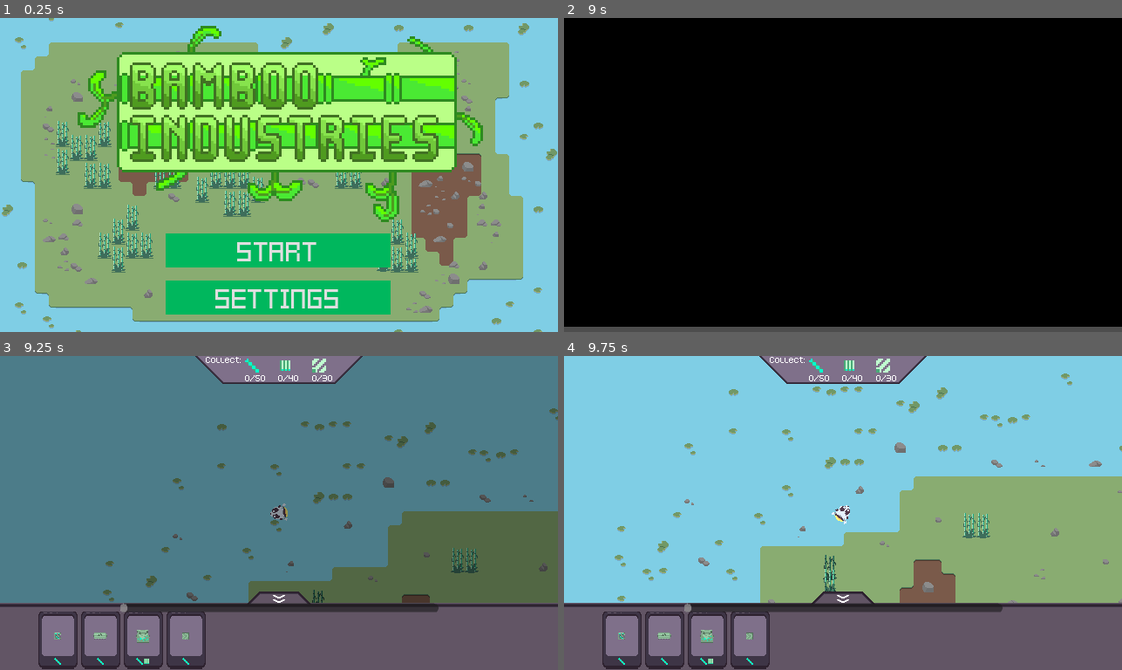
Above: before the commit, frames 1-4 (two rows, left to right).
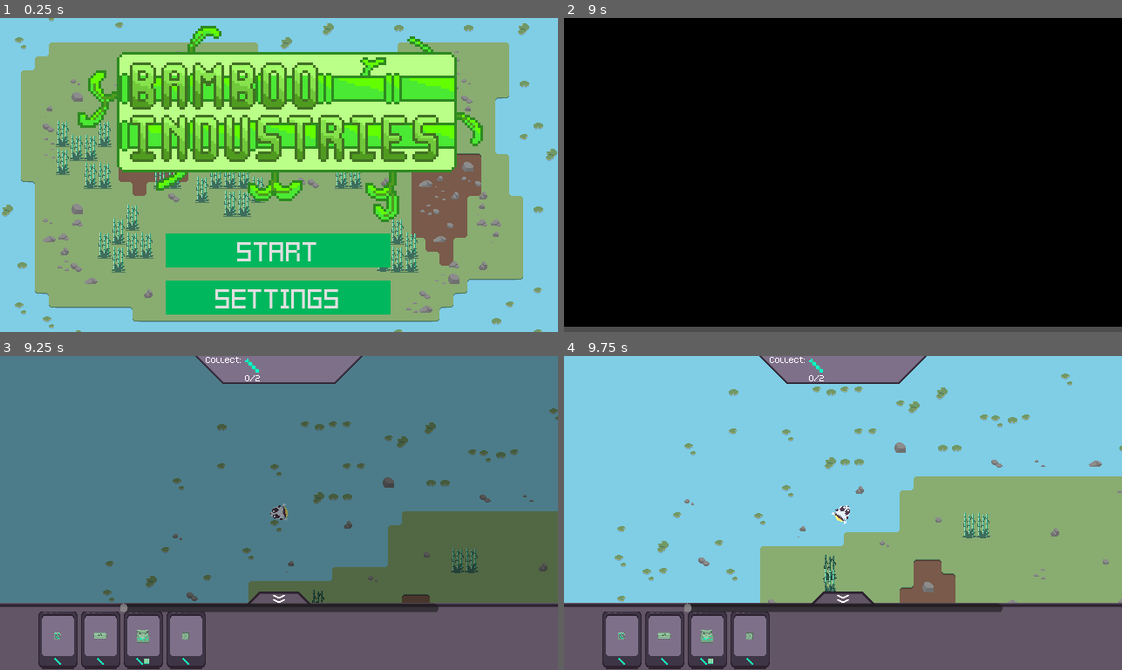
Above: after the commit, the same moments.

Repository: Hyper-Burner/GMTK-Game-Jam-2024
Game: Godot game, scene res://Menu_Scenes/Scenes/menu.tscn
Two runs of this game, one before a commit and one after it. Both use one fixed random seed, a clock stepped at 60 frames per second and the inputs below.
Inputs (mouse positions are in pixels of both pictures, inside the frame that each line leads up to):
- Up to frame 1 (0.25 s): no input
- Up to frame 2 (9 s): click "Start" at 0.5 s; move the mouse to (965, 159) at 1.27 s; press the mouse at (965, 159) at 1.28 s; hold D (right) 1.28-2 s; release the mouse at (965, 159) at 2 s; click (843, 275) at 2 s; tap Enter at 2.75, 7.25 s; move the mouse to (731, 190) at 2.77 s; hold S (down) 2.78-3.53 s; tap Mouse wheel down (mousewheeldown) at 2.85, 6.6 s; move the mouse to (898, 105) at 3.52 s; hold D (right) 3.53-4.28 s; tap Mouse wheel up (mousewheelup) at 3.6, 7.35 s; move the mouse to (815, 237) at 4.27 s; hold W (up) 4.28-5.03 s; right-click (815, 237) at 4.35 s; click (815, 237) at 4.42 s; move the mouse to (1010, 222) at 5.02 s; hold A (left) 5.03-6.53 s; tap R (rotate) at 5.1, 8.85 s; move the mouse to (675, 127) at 5.77 s; click (675, 127) at 5.85 s; tap Space at 6.5, 8.75 s; move the mouse to (870, 175) at 6.52 s; hold S (down) 6.53-7.28 s; click (870, 175) at 6.67 s; move the mouse to (759, 96) at 7.27 s; hold D (right) 7.28-8.03 s; move the mouse to (965, 159) at 8.02 s; hold W (up) 8.03-8.78 s; hold Right mouse button (right_click) 8.03-8.78 s; move the mouse to (731, 190) at 8.77 s; hold D (right) from 8.78 s (still down); click (731, 190) at 8.92 s
- Up to frame 3 (9.25 s): keep holding D (right)
- Up to frame 4 (9.75 s): move the mouse to (898, 443) at 9.52 s; release D (right) at 9.53 s; press the mouse at (898, 443) at 9.53 s; hold S (down) from 9.53 s (still down)

Frames 1-2 are identical in both runs. In frame 3, 0.2% of the frame differs, in the area x 45-60%, y 0-9%; in frame 4, 0.2%.

Commit message:
finished objective collection and ending

Diff:
--- a/GUI/hotbar.gd
+++ b/GUI/hotbar.gd
@@ -5,6 +5,7 @@
 var objectives = JSON.parse_string(FileAccess.get_file_as_string("res://TextFile/objectives.json"))
 var hotbar_button = preload("res://GUI/hotbar_button.tscn")
 var objective_item = preload("res://GUI/objective_item.tscn")
+
 
 func _ready() -> void:
 	# print(Global.planet_level)
--- a/GUI/objective_item.gd
+++ b/GUI/objective_item.gd
@@ -14,7 +14,11 @@
 	$Quantity.text = "0/"+str(quantity)
 
 func update_collected(collected):
-	$Quantity.text = collected+"/"+str(quantity)
+	for x in collected:
+		if(self.id == x):
+			self.collected = collected[x]
+
 # Called every frame. 'delta' is the elapsed time since the previous frame.
 func _process(delta: float) -> void:
+	$Quantity.text = str(self.collected) + "/" + str(quantity)
 	pass
--- a/GUI/objective_item.tscn
+++ b/GUI/objective_item.tscn
@@ -1,8 +1,11 @@
-[gd_scene load_steps=4 format=3 uid="uid://4bsil66tbriq"]
+[gd_scene load_steps=5 format=3 uid="uid://4bsil66tbriq"]
 
 [ext_resource type="Script" path="res://GUI/objective_item.gd" id="1_dnygj"]
 [ext_resource type="Texture2D" uid="uid://dupqi60hwstxs" path="res://items-Sheet.png" id="2_bth6g"]
 [ext_resource type="FontFile" uid="uid://di3holtqvj3bm" path="res://Fonts/Kenney Pixel.ttf" id="3_cytii"]
+
+[sub_resource type="LabelSettings" id="LabelSettings_oq1js"]
+resource_local_to_scene = true
 
 [node name="ObjectiveItem" type="Control"]
 layout_mode = 3
@@ -12,7 +15,7 @@
 offset_left = -8.0
 offset_top = -8.0
 offset_right = -632.0
-offset_bottom = -336.0
+offset_bottom = -352.0
 grow_horizontal = 2
 grow_vertical = 2
 size_flags_horizontal = 3
@@ -30,4 +33,5 @@
 offset_right = 16.0
 offset_bottom = 30.0
 theme_override_fonts/font = ExtResource("3_cytii")
+label_settings = SubResource("LabelSettings_oq1js")
 horizontal_alignment = 1
--- a/Machines/core.gd
+++ b/Machines/core.gd
@@ -1,10 +1,18 @@
 extends AnimatedSprite2D
 
 var objectives = JSON.parse_string(FileAccess.get_file_as_string("res://TextFile/objectives.json"))
-
+@onready var hitbox = $InputComponent/CollisionShape2D
 @onready var storage = $StorageComponent
 # Called when the node enters the scene tree for the first time.
 func _ready() -> void:
+	self.play(str(Global.planet_level))
+	match Global.planet_level:
+		0:
+			hitbox.shape.extents = Vector2(24,24)
+		1:
+			hitbox.shape.extents = Vector2(24,24)
+		2:
+			hitbox.shape.extents = Vector2(32,32)
 
 	#for i in range(0, 50):
 		#storage.add_item(0)
@@ -20,7 +28,15 @@
 
 # Called every frame. 'delta' is the elapsed time since the previous frame.
 func _process(delta: float) -> void:
-	check_objectives()
+	var completed: bool = check_objectives()
+	if(completed):
+		match Global.planet_level:
+			0:
+				self.play("teleporter")
+			1:
+				self.play("portal")
+			2:
+				self.play("starting_rocket")
 
 func check_objectives():
 	Global.update_objectives(storage.items)
@@ -28,8 +44,12 @@
 	for i in objectives[Global.planet_level]:
 		obj[i.id] = i.amount
 
-	for i in obj:
-		for j in storage.items:
-			if (i == j and obj[i] > storage.items[j]):
-				return false
-	return true
+	var enough:bool = false
+	for item in storage.items:
+		if(item != null):
+			for y in obj:
+				if(y == item):
+					if(obj[y] >= int(storage.items[item])):
+						return false
+					enough = true
+	return enough
--- a/Machines/core.tscn
+++ b/Machines/core.tscn
@@ -1,10 +1,15 @@
-[gd_scene load_steps=45 format=3 uid="uid://07fnnrhc1lrk"]
+[gd_scene load_steps=50 format=3 uid="uid://07fnnrhc1lrk"]
 
 [ext_resource type="Script" path="res://Machines/core.gd" id="1_ih68l"]
+[ext_resource type="Texture2D" uid="uid://bc4nuksnidb54" path="res://Machines/sprites/AllFinalMachines.png" id="2_1oml6"]
 [ext_resource type="Texture2D" uid="uid://bsl6keb6wm5pb" path="res://AllFinalMachines.png" id="2_2hax6"]
 [ext_resource type="PackedScene" uid="uid://b5slr3nbkmmpb" path="res://Components/storage_component.tscn" id="2_bv250"]
 [ext_resource type="PackedScene" uid="uid://dnuc1j857gjl" path="res://Components/input_component.tscn" id="3_8mdw4"]
 
+[sub_resource type="AtlasTexture" id="AtlasTexture_6cemk"]
+atlas = ExtResource("2_2hax6")
+region = Rect2(0, 0, 48, 48)
+
 [sub_resource type="AtlasTexture" id="AtlasTexture_xyo36"]
 atlas = ExtResource("2_2hax6")
 region = Rect2(0, 96, 48, 48)
@@ -13,10 +18,6 @@
 atlas = ExtResource("2_2hax6")
 region = Rect2(0, 242, 64, 64)
 
-[sub_resource type="AtlasTexture" id="AtlasTexture_6cemk"]
-atlas = ExtResource("2_2hax6")
-region = Rect2(0, 0, 48, 48)
-
 [sub_resource type="AtlasTexture" id="AtlasTexture_7cr1u"]
 atlas = ExtResource("2_2hax6")
 region = Rect2(0, 434, 64, 64)
@@ -32,6 +33,22 @@
 [sub_resource type="AtlasTexture" id="AtlasTexture_fso0u"]
 atlas = ExtResource("2_2hax6")
 region = Rect2(0, 370, 64, 64)
+
+[sub_resource type="AtlasTexture" id="AtlasTexture_l2nh6"]
+atlas = ExtResource("2_1oml6")
+region = Rect2(0, 144, 48, 48)
+
+[sub_resource type="AtlasTexture" id="AtlasTexture_tqtpl"]
+atlas = ExtResource("2_1oml6")
+region = Rect2(48, 144, 48, 48)
+
+[sub_resource type="AtlasTexture" id="AtlasTexture_a6cbs"]
+atlas = ExtResource("2_1oml6")
+region = Rect2(96, 144, 48, 48)
+
+[sub_resource type="AtlasTexture" id="AtlasTexture_qgxbe"]
+atlas = ExtResource("2_1oml6")
+region = Rect2(144, 144, 48, 48)
 
 [sub_resource type="AtlasTexture" id="AtlasTexture_arp86"]
 atlas = ExtResource("2_2hax6")
@@ -161,10 +178,18 @@
 animations = [{
 "frames": [{
 "duration": 1.0,
+"texture": SubResource("AtlasTexture_6cemk")
+}],
+"loop": true,
+"name": &"0",
+"speed": 5.0
+}, {
+"frames": [{
+"duration": 1.0,
 "texture": SubResource("AtlasTexture_xyo36")
 }],
 "loop": true,
-"name": &"broken_portal",
+"name": &"1",
 "speed": 5.0
 }, {
 "frames": [{
@@ -172,15 +197,7 @@
 "texture": SubResource("AtlasTexture_qk2mi")
 }],
 "loop": true,
-"name": &"broken_rocket",
-"speed": 5.0
-}, {
-"frames": [{
-"duration": 1.0,
-"texture": SubResource("AtlasTexture_6cemk")
-}],
-"loop": true,
-"name": &"broken_teleporter",
+"name": &"2",
 "speed": 5.0
 }, {
 "frames": [{
@@ -206,6 +223,18 @@
 "speed": 5.0
 }, {
 "frames": [{
+"duration": 1.0,
+"texture": SubResource("AtlasTexture_l2nh6")
+}, {
+"duration": 1.0,
+"texture": SubResource("AtlasTexture_tqtpl")
+}, {
+"duration": 1.0,
+"texture": SubResource("AtlasTexture_a6cbs")
+}, {
+"duration": 1.0,
+"texture": SubResource("AtlasTexture_qgxbe")
+}, {
 "duration": 1.0,
 "texture": SubResource("AtlasTexture_arp86")
 }, {
@@ -320,11 +349,11 @@
 }]
 
 [sub_resource type="RectangleShape2D" id="RectangleShape2D_2axic"]
-size = Vector2(50, 48)
+size = Vector2(48, 48)
 
 [node name="Core" type="AnimatedSprite2D"]
 sprite_frames = SubResource("SpriteFrames_wfjh0")
-animation = &"starting_rocket"
+animation = &"teleporter"
 script = ExtResource("1_ih68l")
 
 [node name="Marker2D" type="Marker2D" parent="."]
@@ -333,7 +362,6 @@
 storage_component = NodePath("../StorageComponent")
 
 [node name="CollisionShape2D" type="CollisionShape2D" parent="InputComponent"]
-position = Vector2(-1, 1)
 shape = SubResource("RectangleShape2D_2axic")
 
 [node name="StorageComponent" parent="." instance=ExtResource("2_bv250")]
--- a/Planets/Planet1.tscn
+++ b/Planets/Planet1.tscn
@@ -9,6 +9,7 @@
 [ext_resource type="Texture2D" uid="uid://by10chjorf30r" path="res://Machines/sprites/planet1machines.png" id="7_avf81"]
 [ext_resource type="AudioStream" uid="uid://b70g8n24yu2gj" path="res://Audio/planet_1.wav" id="8_8u41l"]
 [ext_resource type="Script" path="res://Audio/audio.gd" id="9_03x0m"]
+[ext_resource type="PackedScene" uid="uid://07fnnrhc1lrk" path="res://Machines/core.tscn" id="10_suieh"]
 
 [sub_resource type="TileSetAtlasSource" id="TileSetAtlasSource_xaxns"]
 texture = ExtResource("1_07s2c")
@@ -1197,7 +1198,7 @@
 normal = Vector2(1, 0)
 distance = -7.0
 
-[node name="resource2" type="TileMapLayer" groups=["World"]]
+[node name="resource" type="TileMapLayer" groups=["World"]]
 tile_map_data = PackedByteArray("AAAnAAMAAAAAAAAAAAAnAAQAAAAAAAIAAAAnAAUAAAAAAAAAAAAnAAYAAAAAAAIAAAAnAAcAAAAAAAAAAAAnAA …(1968 unchanged characters)…
 tile_set = SubResource("TileSet_3rc0e")
 script = ExtResource("5_4bk4t")
@@ -1241,3 +1242,7 @@
 volume_db = -5.0
 autoplay = true
 script = ExtResource("9_03x0m")
+
+[node name="Core" parent="." instance=ExtResource("10_suieh")]
+position = Vector2(360, 184)
+animation = &"portal"
--- a/TextFile/objectives.json
+++ b/TextFile/objectives.json
@@ -1,8 +1,7 @@
 [
 	[
-		{"item" : "Green_Bamboo", "amount": 50, "id": 0},
-		{"item" : "Bamboo_Planks", "amount": 40, "id": 1},
-		{"item" : "Bamboo_Pipes", "amount": 30, "id": 2},
+		{"item" : "Green_Bamboo", "amount": 2, "id": 0},
+
 	],
 	[
 		{"item" : "Bamboo_Planks", "amount": 200, "id": 1},
Not shown: 1 places in Planets/Planet1.tscn that only renumber resources
Not shown, changed: Planets/Planet2.tscn
Not shown, changed: Planets/Planet3.tscn
